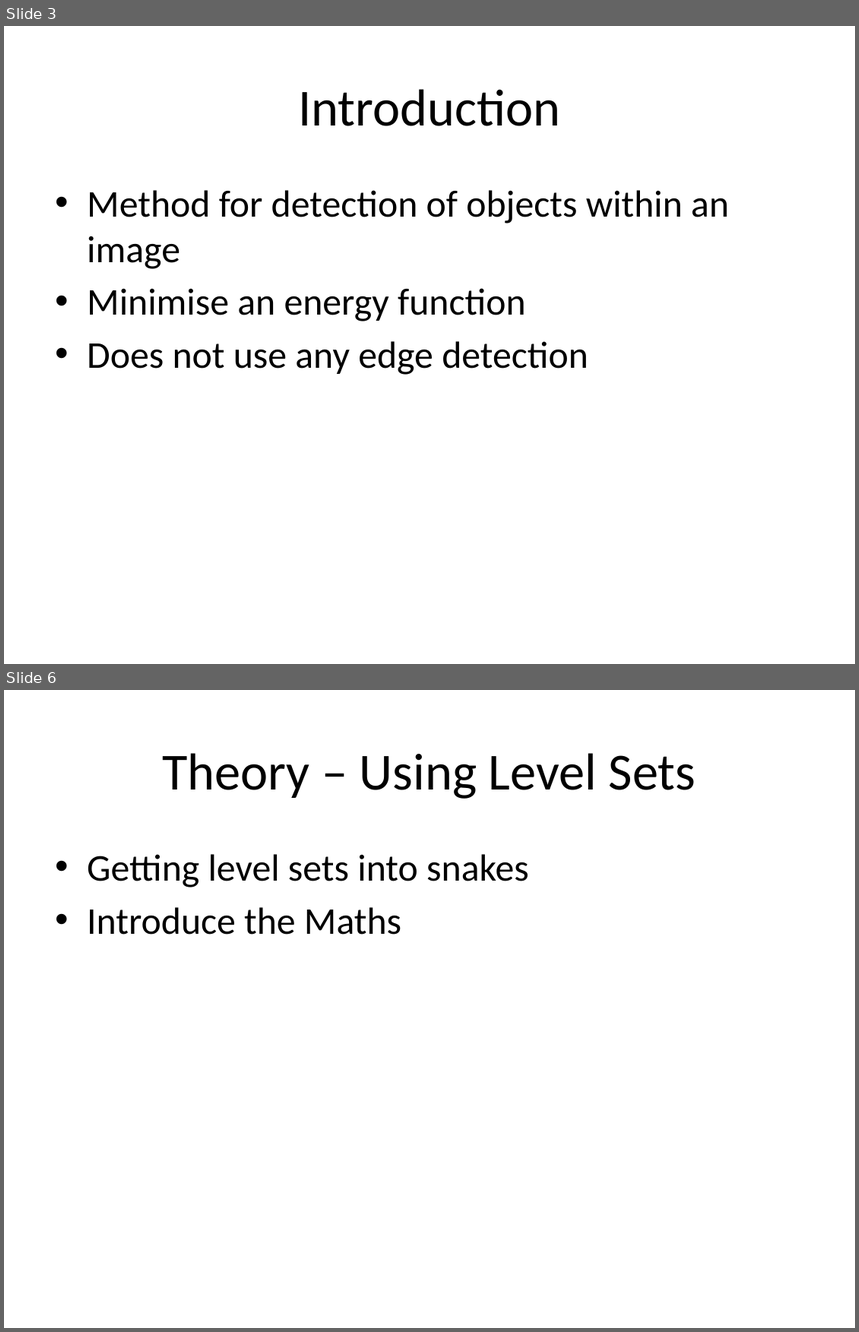
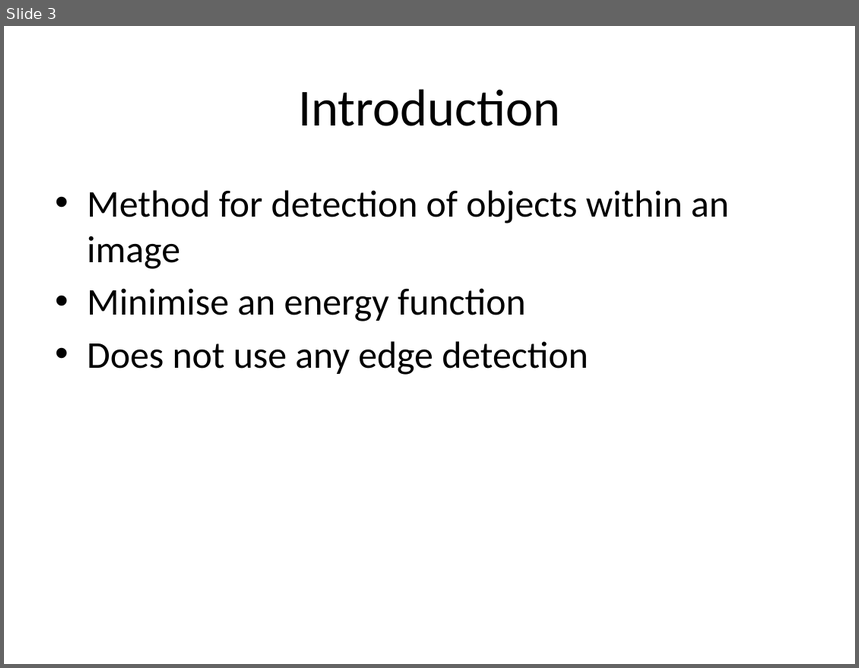
Before and after one commit to michaelwh/activecontnoedge, a slide deck: Active Contours Without Edges.pptx. Shown one above the other, each under a label of ours: slides 3 and 6 before the commit, slide 3 after it; the slides between them are not shown. The pictures are 859x1332 and 859x668 pixels, drawn with LibreOffice and Linux fonts; fonts in the diff are those of the drawing. Boxes give left, top, right and bottom in pixels: in the first picture for what was removed or moved away, otherwise in the second. Text is boxed around its words. In the diff, an @@ line names an element or a change of style, - is before the commit and + after.

```diff
--- a/Active Contours Without Edges.pptx
+++ b/Active Contours Without Edges.pptx
@@ slide 6 removed at (4, 690, 855, 1328), background #FFFFFF @@
@@ title removed at (162, 753, 696, 799) @@
-Theory – Using Level Sets
@@ text removed at (87, 854, 529, 935) @@
-• Getting level sets into snakes
-• Introduce the Maths
```
Also in this commit, not shown: 4 slides added, 3 other slides removed.
